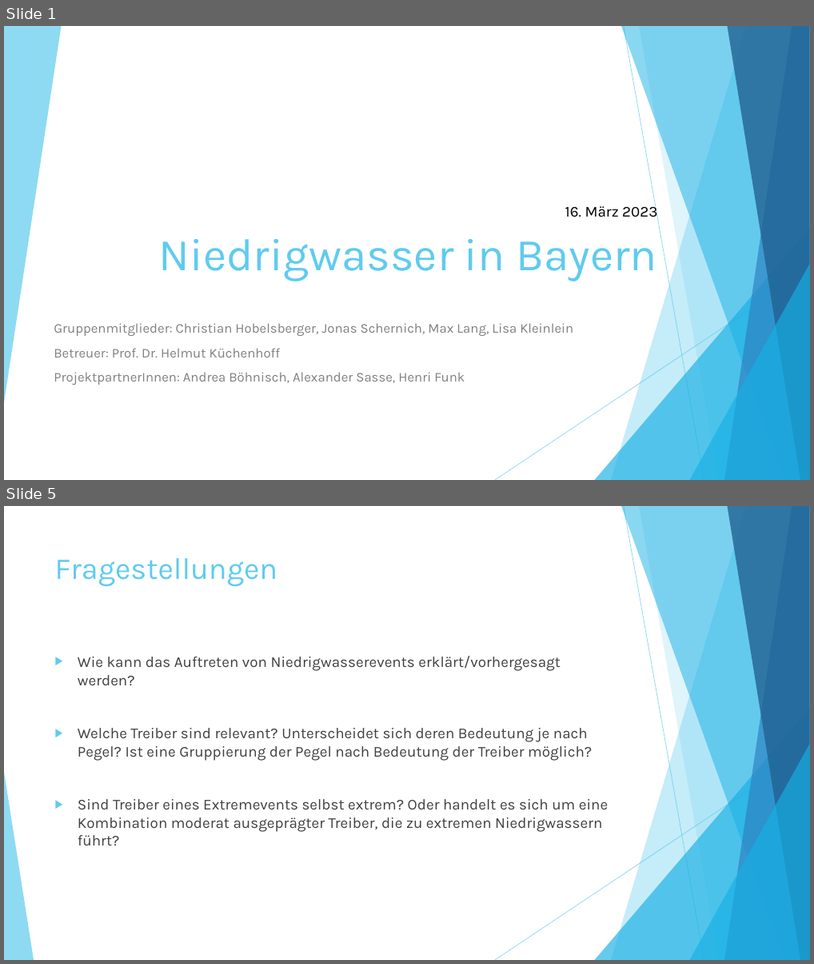
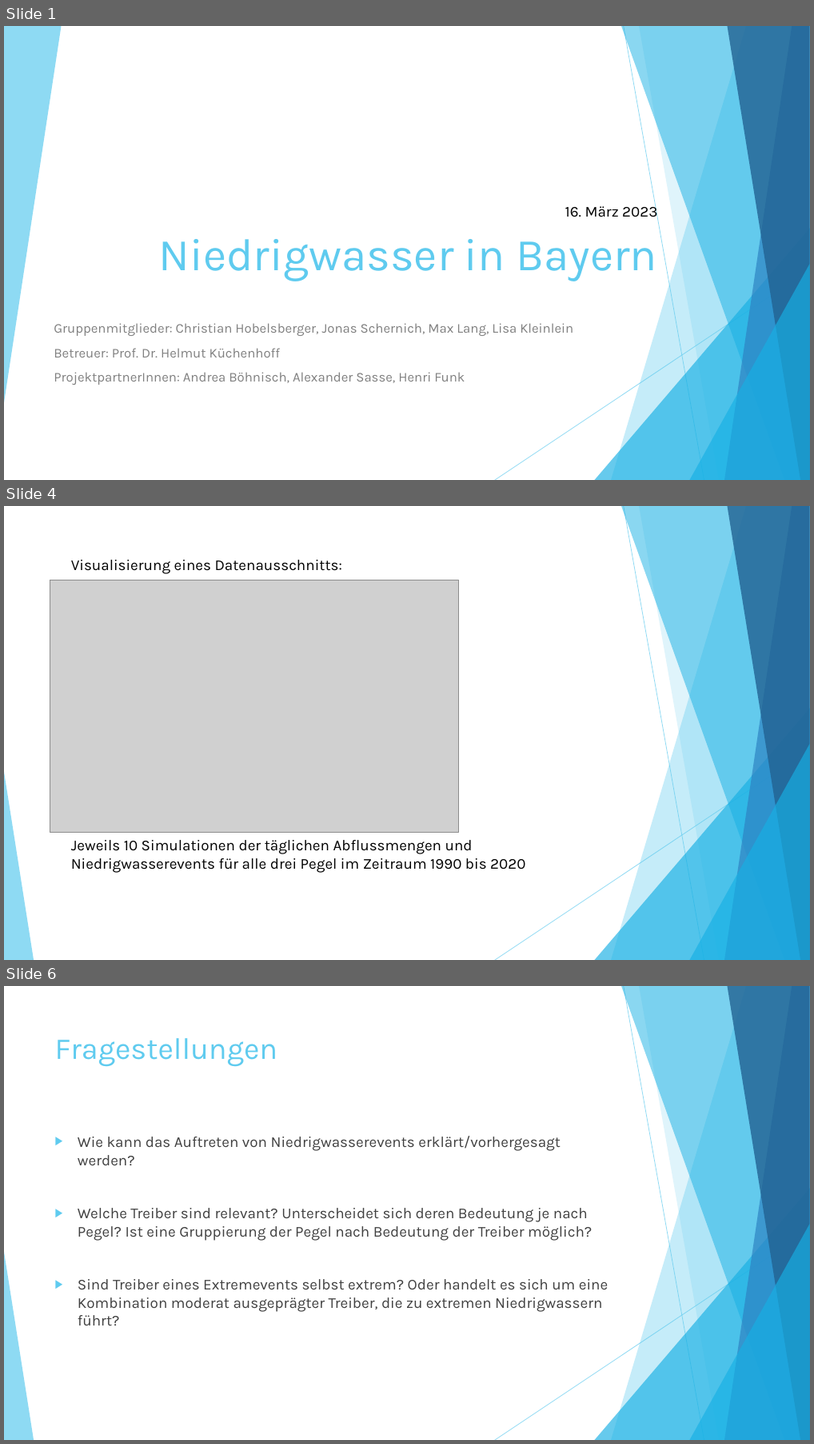
Before and after one commit to StatPrak-Droughts/Drought-Project, a slide deck: Zwischenpräsentation.pptx. Shown one above the other, each under a label of ours: slides 1 and 5 before the commit, slides 1, 4 and 6 after it; the slides between them are not shown. The pictures are 814x964 and 814x1444 pixels, drawn with LibreOffice and Linux fonts; fonts in the diff are those of the drawing; grey boxes stand for pictures. Boxes give left, top, right and bottom in pixels: in the first picture for what was removed or moved away, otherwise in the second. Text is boxed around its words. In the diff, an @@ line names an element or a change of style, - is before the commit and + after.

```diff
--- a/Zwischenpräsentation.pptx
+++ b/Zwischenpräsentation.pptx
@@ slide 4 added at (x1=4, y1=506, x2=810, y2=960), background #FFFFFF; not listed: 10 template elements that a slide beside it also shows @@
@@ text added at (x1=71, y1=560, x2=342, y2=574), 18 pt, text #000000 @@
+Visualisierung eines Datenausschnitts:
@@ picture added at (x1=50, y1=580, x2=459, y2=832) @@
@@ text added at (x1=71, y1=840, x2=526, y2=872), 18 pt, text #000000 @@
+Jeweils 10 Simulationen der täglichen Abflussmengen und Niedrigwasserevents für alle drei Pegel im Zeitraum 1990 bis 2020
@@ what was slide 5 is now slide 6 @@
```
Also in this commit, not shown: 1 slide changed, 5 other slides added, 2 slides removed.
